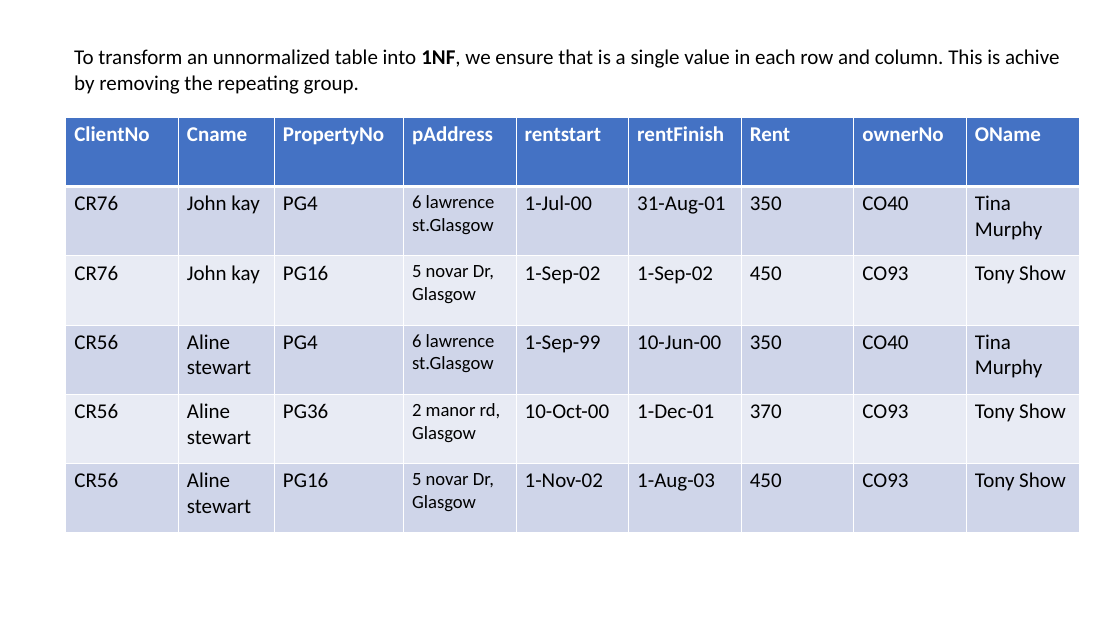
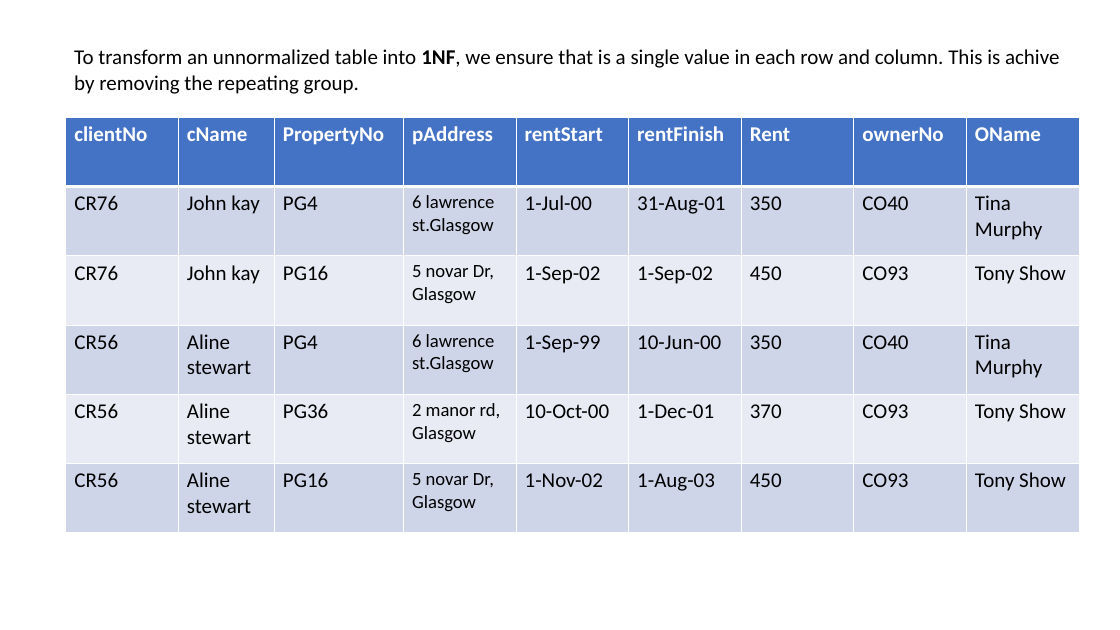
Before and after one commit to hasmukh7/medusind_IT, a slide deck: slide 2 of MS_SQL/Assignments/Normalization_solution.pptx. Drawn at 1120x630 pixels with LibreOffice and Linux fonts; fonts in the diff are those of the drawing. Boxes give left, top, right and bottom in pixels: in the first picture for what was removed or moved away, otherwise in the second. Text is boxed around its words. In the diff, an @@ line names an element or a change of style, - is before the commit and + after.

```diff
--- a/MS_SQL/Assignments/Normalization_solution.pptx
+++ b/MS_SQL/Assignments/Normalization_solution.pptx
@@ table at (x1=66, y1=118, x2=1079, y2=533) @@
-row 1: ClientNo | Cname | PropertyNo | pAddress | rentstart | rentFinish | Rent | ownerNo | OName
+row 1: clientNo | cName | PropertyNo | pAddress | rentStart | rentFinish | Rent | ownerNo | OName
```
Also in this commit, not shown: 2 slides added.
